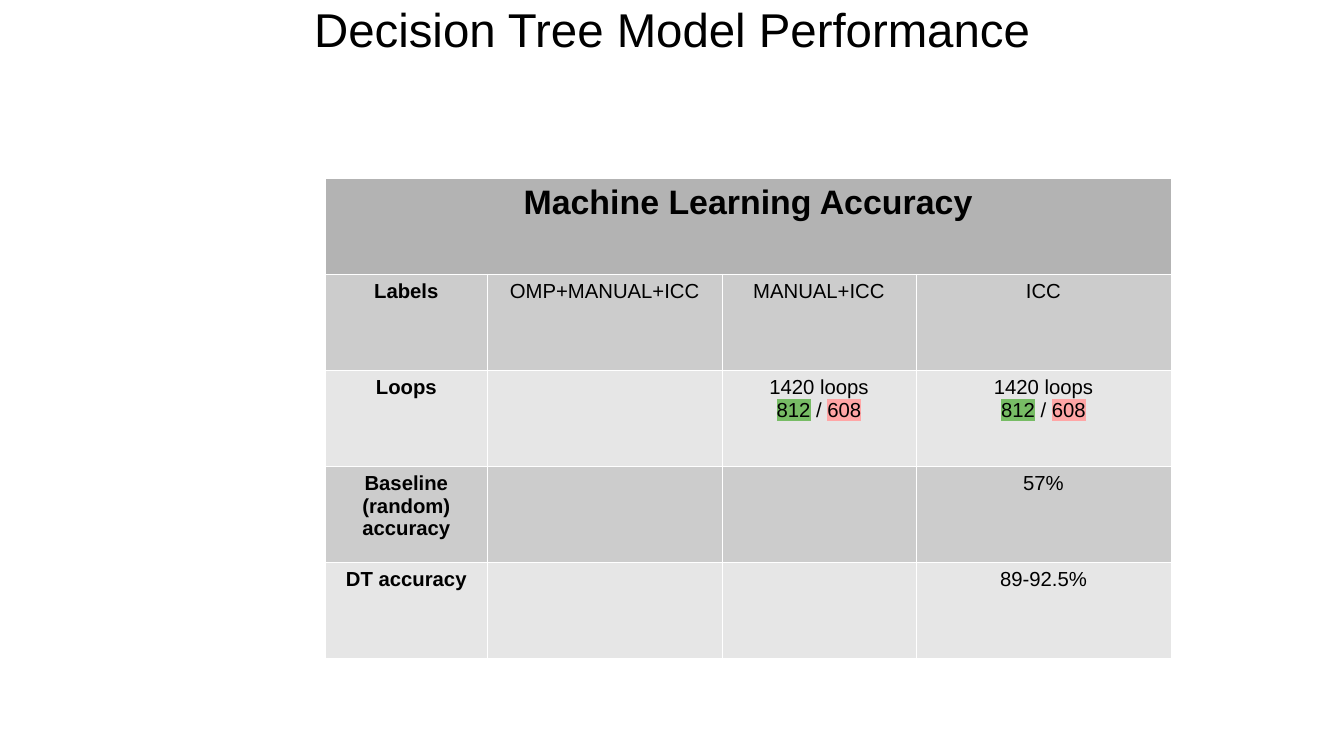
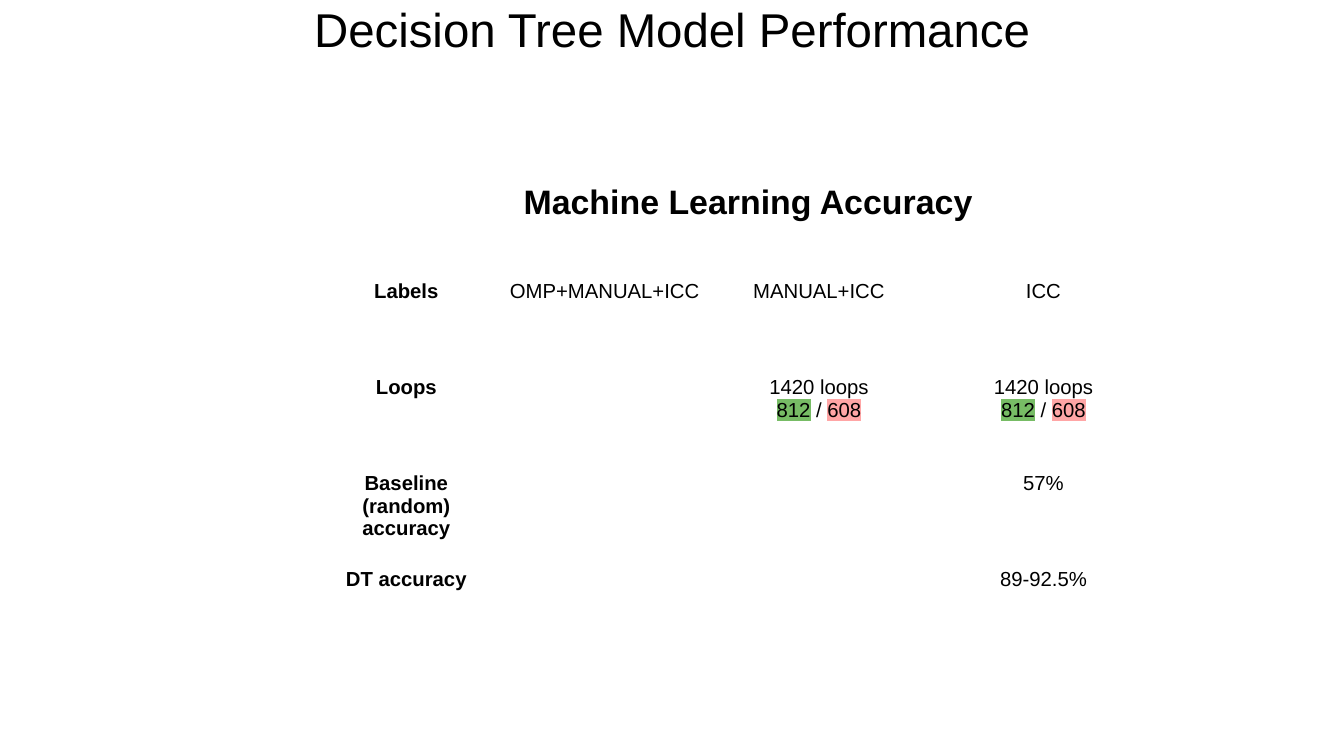
Before and after one commit to harel-coffee/PParMetrics-auto, a slide deck: slide 13 of PPar_lunch_talk/Learning_Loop_Parallelisability.odp (slide 11 before the commit). Drawn at 1344x756 pixels with LibreOffice and Linux fonts; fonts in the diff are those of the drawing. Boxes give left, top, right and bottom in pixels: in the first picture for what was removed or moved away, otherwise in the second. Text is boxed around its words. In the diff, an @@ line names an element or a change of style, - is before the commit and + after.

```diff
--- a/PPar_lunch_talk/Learning_Loop_Parallelisability.odp
+++ b/PPar_lunch_talk/Learning_Loop_Parallelisability.odp
@@ table at bbox=[326, 178, 1172, 659] @@
@@ fill #B3B3B3 to none in row 1, column 1 @@
@@ fill #CCCCCC to none in 6 cells @@
@@ fill #E6E6E6 to none in 5 cells @@
```
Also in this commit, not shown: 3 other slides changed, 3 slides added, 1 slide removed, 3 other files.
